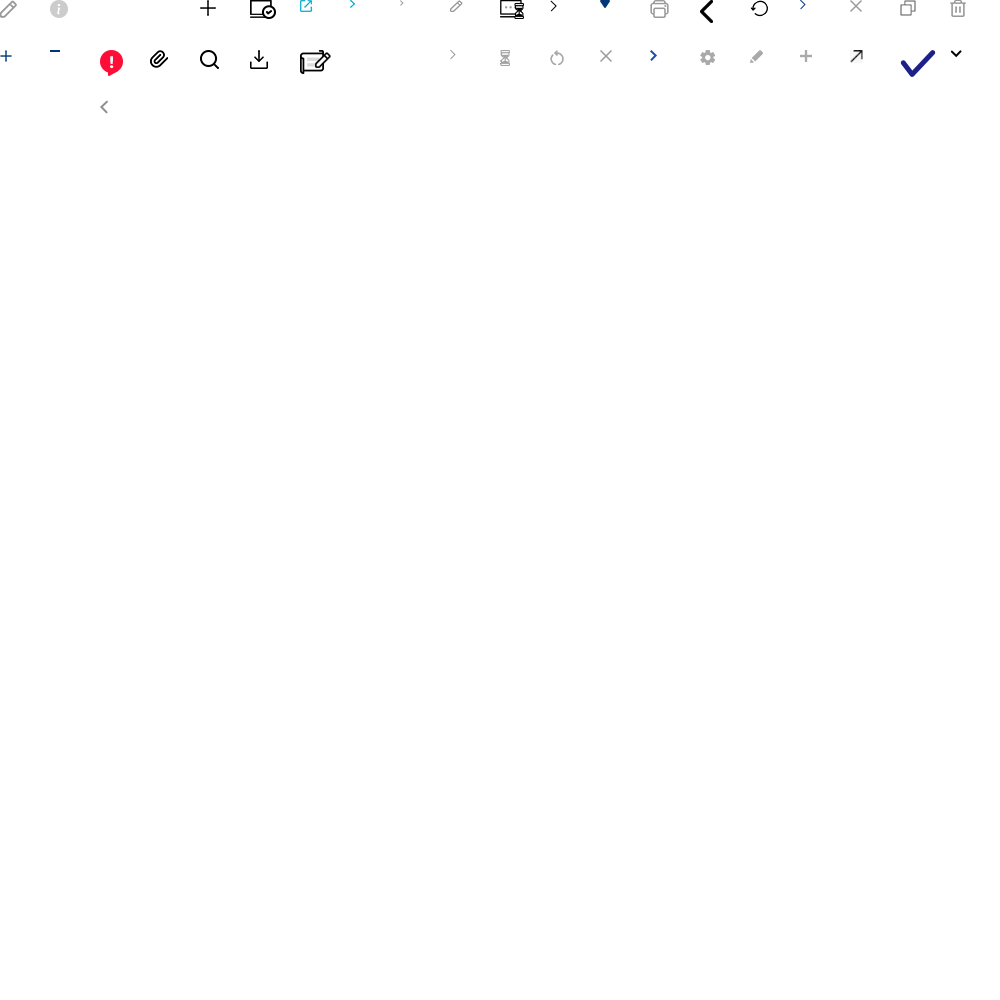
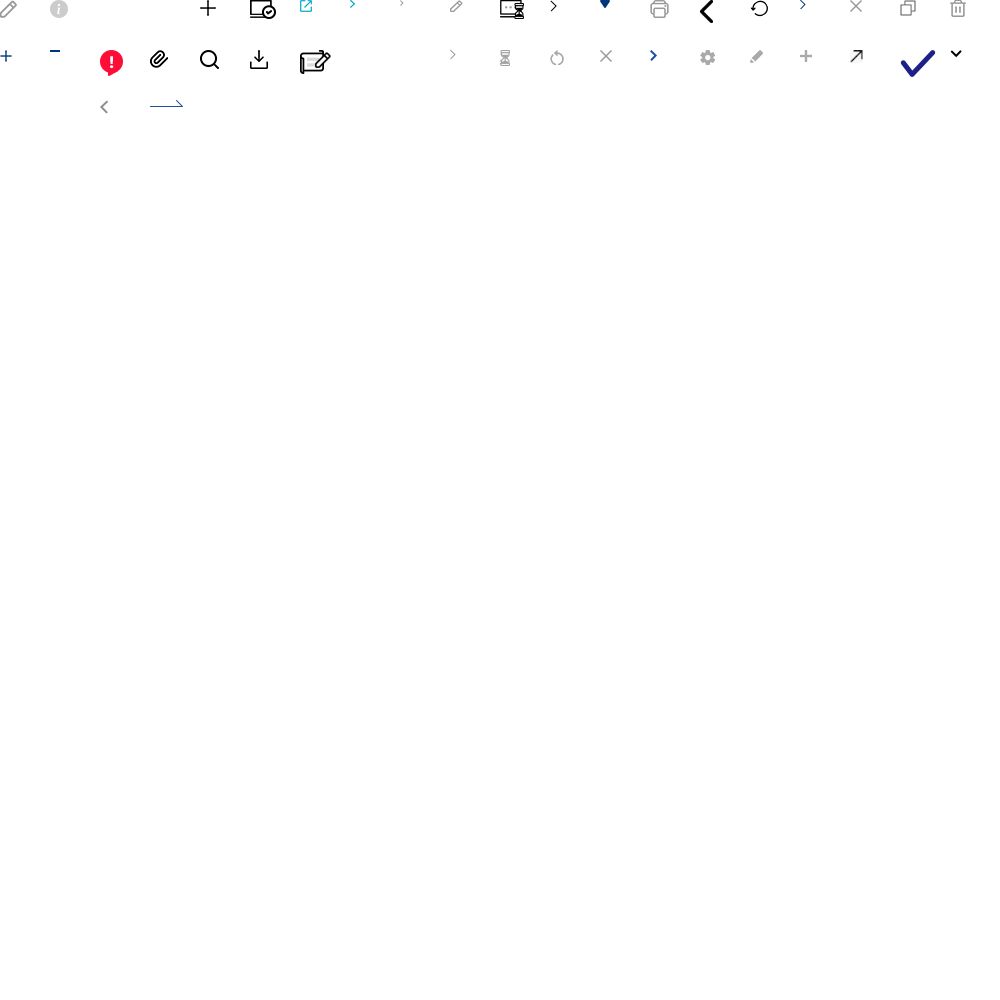
Two versions of the same layered image (1000 x 1000). Layer-by-layer changes:
added layer "레이어 58" in group "그룹 3" over [150, 100, 183, 107]
